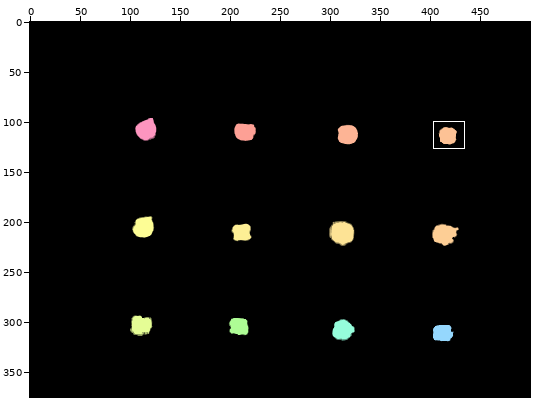
Edited in one commit: sprite sheet (test/Annotations/video1/00000.png). Above, an overview of the earlier version with the close-up marked.
Close-up. Before the edit:
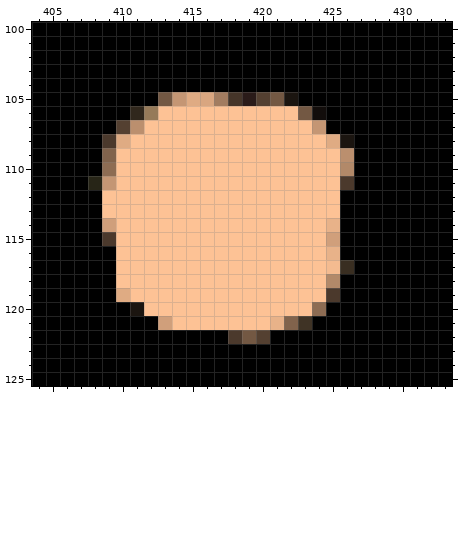
The file is 500x375 pixels. Colours within 5 levels of each other are drawn and written as one. Shown: x 404..433, y 100..125. The commit also changed other parts of the picture, which this record leaves out.
The same view after the edit:
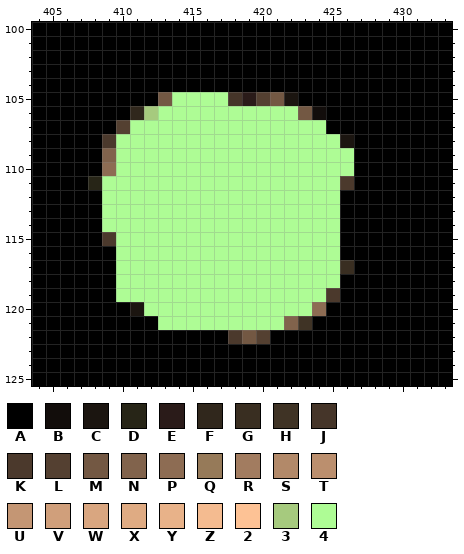
Palette (. is transparent): A #000000  B #120d0b  C #1b1510  D #272517  E #2a1b19  F #30271c  G #392e21  H #3f3325  J #453529  K #4b392c  L #544031  M #735843  N #81634c  P #8d6c53  Q #967a59  R #a27c60  S #b28969  T #bb8f6e  U #c49674  V #d09f7b  W #d9a680  X #dfab83  Y #e8b289  Z #f4bb90  2 #fdc295  3 #a6ca7e  4 #aefc95
What changed:
y 105: x 414..417 UXWR -> 4444
y 106: x 412..422 Q2222222222 -> 34444444444
y 107: x 411..424 T222222222222U -> 44444444444444
y 108: x 410..425 X22222222222222X -> 4444444444444444
y 109: x 410..426 2222222222222222T -> 44444444444444444
y 110: x 410..426 2222222222222222S -> 44444444444444444
y 111: x 409..425 U2222222222222222 -> 44444444444444444
y 112..113: x 409..425 22222222222222222 -> 44444444444444444
y 114: x 409..425 V222222222222222Y -> 44444444444444444
y 115: x 410..425 222222222222222V -> 4444444444444444
y 116: x 410..425 222222222222222Y -> 4444444444444444
y 117: x 410..425 222222222222222Z -> 4444444444444444
y 118: x 410..425 222222222222222S -> 4444444444444444
y 119: x 410..424 X22222222222222 -> 444444444444444
y 120: x 412..423 222222222222 -> 444444444444
y 121: x 413..421 V2222222Y -> 444444444
Where, in picture pixels (left, top, right, bottom), the same in both close-ups:
changed: (102, 92, 354, 330)
